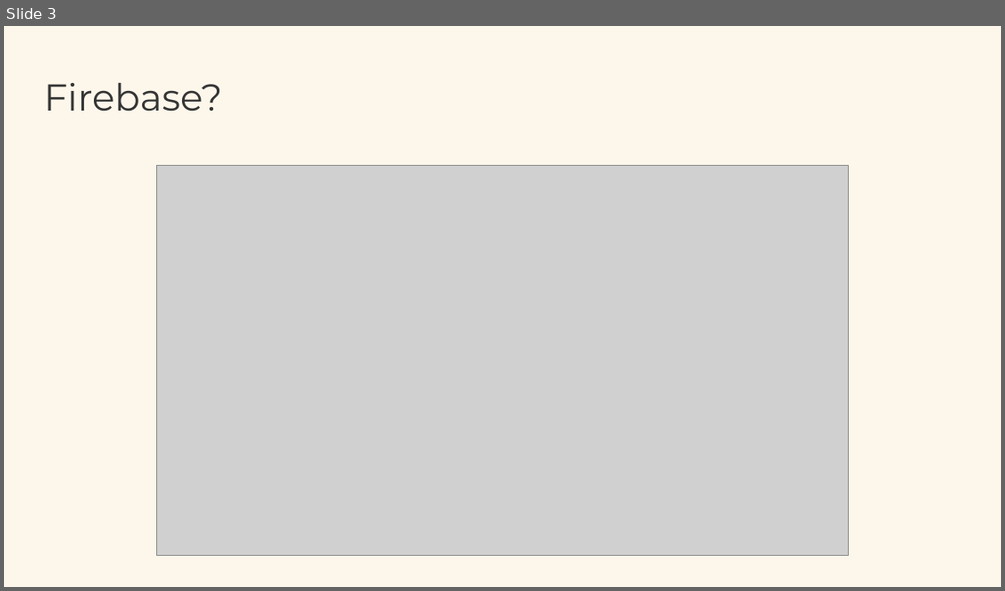
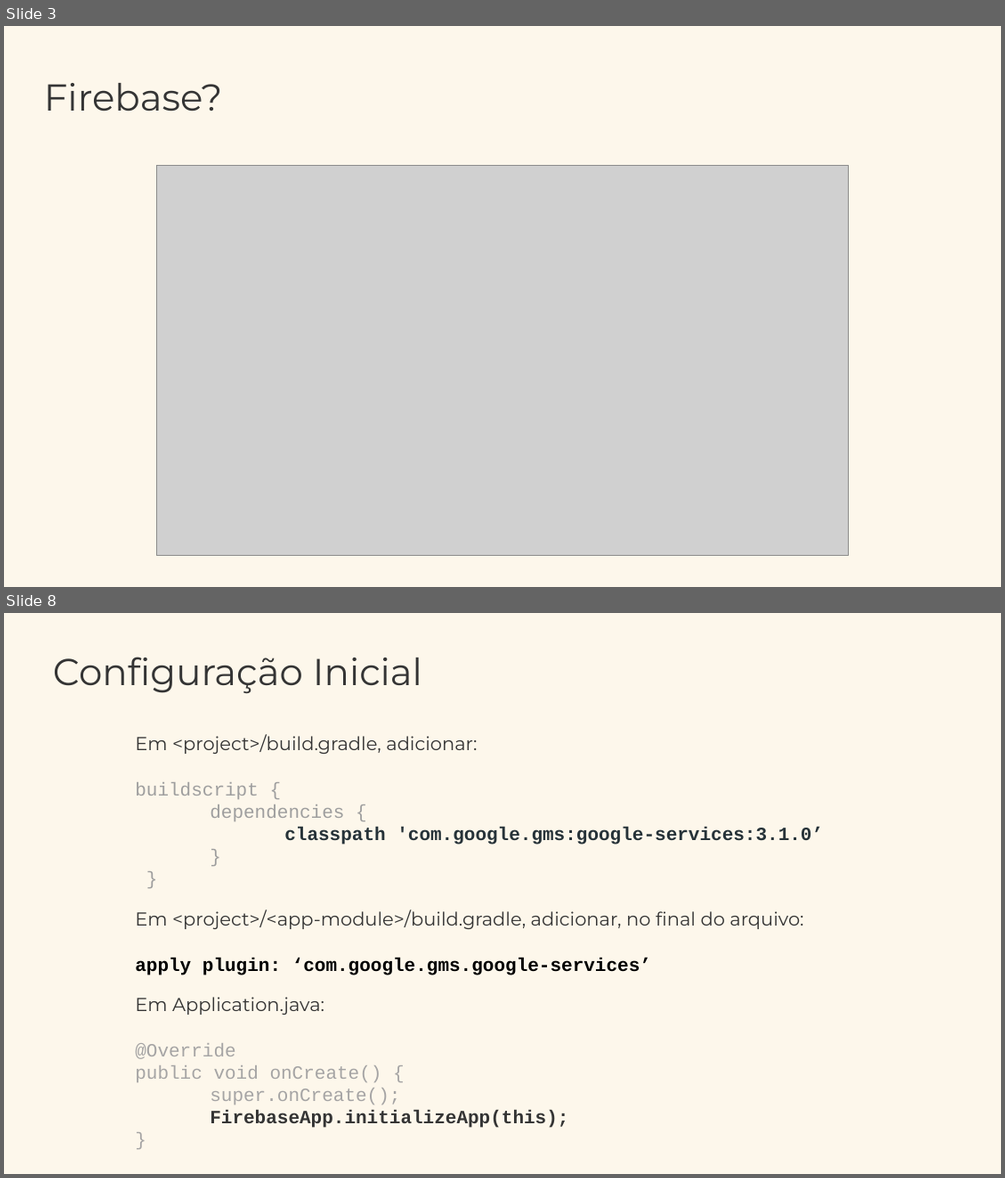
Before and after one commit to anacoimbrag/Android-Firebase, a slide deck: Android + Firebase.pptx. Shown one above the other, each under a label of ours: slide 3 before the commit, slides 3 and 8 after it; the slides between them are not shown. The pictures are 1005x591 and 1005x1178 pixels, drawn with LibreOffice and Linux fonts; fonts in the diff are those of the drawing; grey boxes stand for pictures. Boxes give left, top, right and bottom in pixels: in the first picture for what was removed or moved away, otherwise in the second. Text is boxed around its words. In the diff, an @@ line names an element or a change of style, - is before the commit and + after.

```diff
--- a/Android + Firebase.pptx
+++ b/Android + Firebase.pptx
@@ slide 8 added at (4,613,1001,1174), background #FDF7EB @@
@@ text added at (53,657,422,694), 36 pt, text #343434 @@
+Configuração Inicial
@@ text added at (135,734,823,844), 18 pt, text #263238 @@
+Em <project>/build.gradle, adicionar:
+buildscript {
+dependencies {
+classpath 'com.google.gms:google-services:3.1.0’
+}
+}
@@ text added at (135,909,803,975), 18 pt, text #343434 @@
+Em <project>/<app-module>/build.gradle, adicionar, no final do arquivo:
+apply plugin: ‘com.google.gms.google-services’
@@ text added at (135,997,568,1127), 18 pt, text #343434 @@
+Em Application.java:
+@Override
+public void onCreate() {
+super.onCreate();
+FirebaseApp.initializeApp(this);
+}
```
Also in this commit, not shown: 11 other slides added, 1 slide removed, 23 other files.
